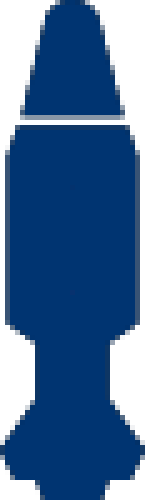
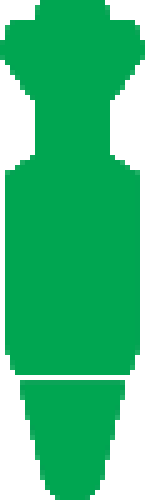
Revision of a layered 145 x 500 image; what changed, layer by layer:
added layer "Form 2 kopiera" above "Form 2" over box(0, 0, 145, 500)
hid "Form 2", painted on it over box(0, 0, 145, 500)
